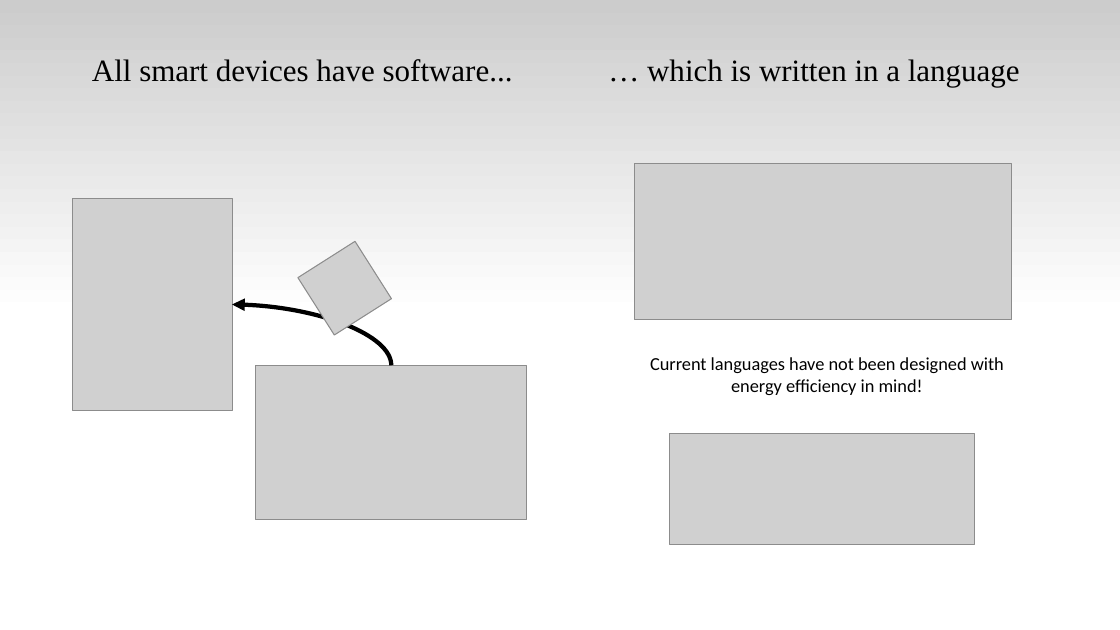
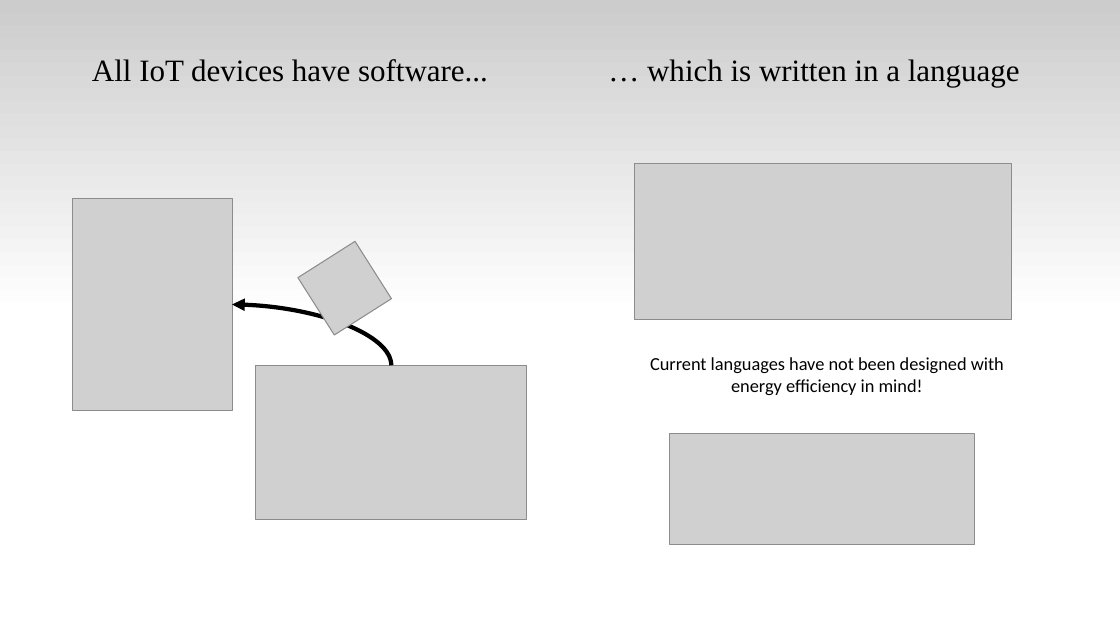
Before and after one commit to fsantanna-uerj/serrapilheira, a slide deck: slide 15 of LCTES/ceu-lctes-wip.odp (slide 4 before the commit). Drawn at 1120x630 pixels with LibreOffice and Linux fonts; fonts in the diff are those of the drawing; grey boxes stand for pictures. Boxes give left, top, right and bottom in pixels: in the first picture for what was removed or moved away, otherwise in the second. Text is boxed around its words. In the diff, an @@ line names an element or a change of style, - is before the commit and + after.

```diff
--- a/LCTES/ceu-lctes-wip.odp
+++ b/LCTES/ceu-lctes-wip.odp
@@ text at box(92, 59, 488, 82): text changed @@
-All smart devices have software...
+All IoT devices have software...
```
Also in this commit, not shown: 2 other slides changed, 3 slides removed, 2 other files.
